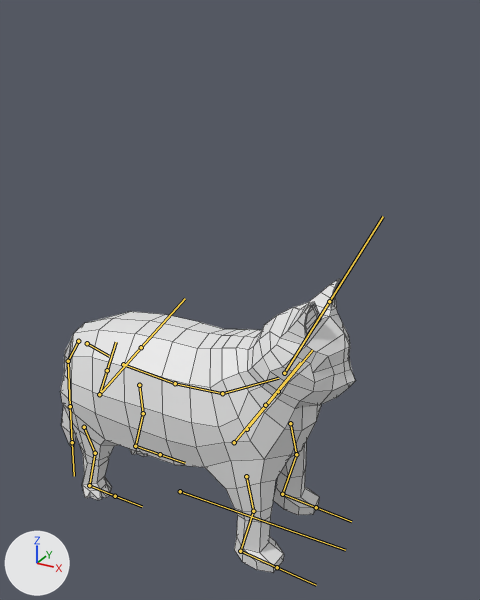
An edit to the FBX model Assets/Models/Millie.fbx, drawn before and after from the same camera.
The view is the same before and after, from a 50 mm camera at (2.18, -3.7, 3.74) aimed at (-0.02, 0.29, 1.74). Every picture has the same lights, and +X, +Y and +Z are marked at lower left. The bones that bend it are drawn over the model as lines. Mesh edges are drawn as thin lines.

In view in the first picture: 'Millie'.
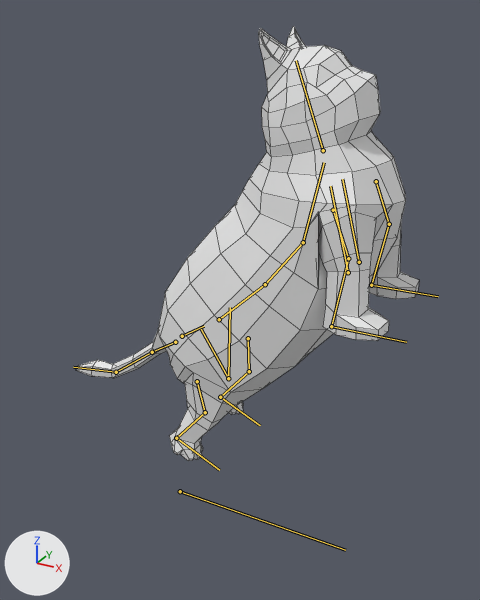
The newer file adds an action. The first version stands in its rest pose; the second is drawn at frame 1 of the action 'metarig|Launch'.

Pixel boxes (x1, y1, x2, y2) of what changed, in the pictures (480 x 600 px):
```json
{"object": "Millie", "change": "posed", "before": [60, 279, 356, 573], "after": [76, 26, 419, 461], "on screen": "16% wider, 48% taller"}
{"bone": "spine.004", "before": "(87, 343) to (109, 356)", "after": "(182, 336) to (204, 326)"}
{"bone": "spine.003", "before": "(78, 341) to (68, 361)", "after": "(175, 342) to (152, 352)"}
{"bone": "spine.002", "before": "(68, 361) to (70, 406)", "after": "(152, 352) to (116, 372)"}
{"bone": "spine.001", "before": "(70, 406) to (72, 442)", "after": "(116, 372) to (73, 367)"}
{"bone": "front_shin.L", "before": "(290, 423) to (296, 454)", "after": "(376, 181) to (389, 224)"}
{"bone": "front_foot.L", "before": "(296, 454) to (282, 494)", "after": "(389, 224) to (371, 285)"}
{"bone": "front_shin.R", "before": "(246, 476) to (253, 511)", "after": "(333, 210) to (348, 258)"}
{"bone": "front_foot.R", "before": "(253, 511) to (240, 551)", "after": "(348, 258) to (331, 326)"}
{"bone": "shin.L", "before": "(139, 385) to (143, 413)", "after": "(248, 338) to (249, 371)"}
{"bone": "foot.L", "before": "(143, 413) to (135, 446)", "after": "(249, 371) to (220, 397)"}
{"bone": "shin.R", "before": "(84, 427) to (95, 453)", "after": "(197, 381) to (205, 412)"}
{"bone": "foot.R", "before": "(95, 453) to (89, 485)", "after": "(205, 412) to (176, 438)"}
```

The change, as JSON lines over the scene's bpy script:
```json
{"block": "bone_spine_004", "where": "bone_spine_004 = bpy.data.objects['metarig'].pose.bones['spine.004']  # child of 'spine.008'"}
{"op": "set", "path": "bone_spine_004.location", "old": "(0.0, 0.0, 0.0)", "new": "(0.0, 0.843, -0.538)"}
{"op": "set", "path": "bone_spine_004.rotation_quaternion", "old": "(1.0, 0.0, 0.0, 0.0)", "new": "(0.915, -0.403, 0.0, 0.0)", "note": "degrees (0, 0, 0) -> degrees (-48, 0, 0)"}
{"block": "bone_spine_003", "where": "bone_spine_003 = bpy.data.objects['metarig'].pose.bones['spine.003']  # child of 'spine.004'"}
{"op": "set", "path": "bone_spine_003.rotation_quaternion", "old": "(1.0, 0.0, 0.0, 0.0)", "new": "(0.807, 0.59, 0.0, 0.0)", "note": "degrees (0, 0, 0) -> degrees (72, 0, 0)"}
{"block": "bone_spine_002", "where": "bone_spine_002 = bpy.data.objects['metarig'].pose.bones['spine.002']  # child of 'spine.003'"}
{"op": "set", "path": "bone_spine_002.rotation_quaternion", "old": "(1.0, 0.0, 0.0, 0.0)", "new": "(0.98, 0.2, 0.0, 0.0)", "note": "degrees (0, 0, 0) -> degrees (23, 0, 0)"}
{"block": "bone_spine_001", "where": "bone_spine_001 = bpy.data.objects['metarig'].pose.bones['spine.001']  # child of 'spine.002'"}
{"op": "set", "path": "bone_spine_001.rotation_quaternion", "old": "(1.0, 0.0, 0.0, 0.0)", "new": "(0.97, 0.243, 0.0, 0.0)", "note": "degrees (0, 0, 0) -> degrees (28, 0, 0)"}
{"block": "bone_front_shin_l", "where": "bone_front_shin_l = bpy.data.objects['metarig'].pose.bones['front_shin.L']  # child of 'spine.007'"}
{"op": "set", "path": "bone_front_shin_l.location", "old": "(0.0, 0.0, 0.0)", "new": "(-0.005, -0.326, -0.146)"}
{"op": "set", "path": "bone_front_shin_l.rotation_quaternion", "old": "(1.0, 0.0, 0.0, 0.0)", "new": "(0.947, 0.32, 0.002, -0.017)", "note": "degrees (0, 0, 0) -> degrees (37, 1, -2)"}
{"block": "bone_front_foot_l", "where": "bone_front_foot_l = bpy.data.objects['metarig'].pose.bones['front_foot.L']  # child of 'front_shin.L'"}
{"op": "set", "path": "bone_front_foot_l.rotation_quaternion", "old": "(1.0, 0.0, 0.0, 0.0)", "new": "(0.999, 0.053, -0.001, 0.001)", "note": "degrees (0, 0, 0) -> degrees (6, 0, 0)"}
{"block": "bone_front_shin_r", "where": "bone_front_shin_r = bpy.data.objects['metarig'].pose.bones['front_shin.R']  # child of 'spine.007'"}
{"op": "set", "path": "bone_front_shin_r.location", "old": "(0.0, 0.0, 0.0)", "new": "(0.005, -0.326, -0.146)"}
{"op": "set", "path": "bone_front_shin_r.rotation_quaternion", "old": "(1.0, 0.0, 0.0, 0.0)", "new": "(0.947, 0.32, -0.002, 0.017)", "note": "degrees (0, 0, 0) -> degrees (37, -1, 2)"}
{"block": "bone_front_foot_r", "where": "bone_front_foot_r = bpy.data.objects['metarig'].pose.bones['front_foot.R']  # child of 'front_shin.R'"}
{"op": "set", "path": "bone_front_foot_r.rotation_quaternion", "old": "(1.0, 0.0, 0.0, 0.0)", "new": "(0.999, 0.053, 0.001, -0.001)", "note": "degrees (0, 0, 0) -> degrees (6, 0, 0)"}
{"block": "bone_shin_l", "where": "bone_shin_l = bpy.data.objects['metarig'].pose.bones['shin.L']  # child of 'spine.005'"}
{"op": "set", "path": "bone_shin_l.location", "old": "(0.0, 0.0, 0.0)", "new": "(-0.028, -0.198, 0.019)"}
{"op": "set", "path": "bone_shin_l.rotation_quaternion", "old": "(1.0, 0.0, 0.0, 0.0)", "new": "(0.9, 0.43, -0.064, -0.031)", "note": "degrees (0, 0, 0) -> degrees (51, -5, -6)"}
{"block": "bone_foot_l", "where": "bone_foot_l = bpy.data.objects['metarig'].pose.bones['foot.L']  # child of 'shin.L'"}
{"op": "set", "path": "bone_foot_l.rotation_quaternion", "old": "(1.0, 0.0, 0.0, 0.0)", "new": "(0.985, 0.172, -0.003, 0.001)", "note": "degrees (0, 0, 0) -> degrees (20, 0, 0)"}
{"block": "bone_shin_r", "where": "bone_shin_r = bpy.data.objects['metarig'].pose.bones['shin.R']  # child of 'spine.005'"}
{"op": "set", "path": "bone_shin_r.location", "old": "(0.0, 0.0, 0.0)", "new": "(0.028, -0.198, 0.019)"}
{"op": "set", "path": "bone_shin_r.rotation_quaternion", "old": "(1.0, 0.0, 0.0, 0.0)", "new": "(0.9, 0.43, 0.064, 0.031)", "note": "degrees (0, 0, 0) -> degrees (51, 5, 6)"}
{"block": "bone_foot_r", "where": "bone_foot_r = bpy.data.objects['metarig'].pose.bones['foot.R']  # child of 'shin.R'"}
{"op": "set", "path": "bone_foot_r.rotation_quaternion", "old": "(1.0, 0.0, 0.0, 0.0)", "new": "(0.985, 0.172, 0.003, -0.001)", "note": "degrees (0, 0, 0) -> degrees (20, 0, 0)"}
```
